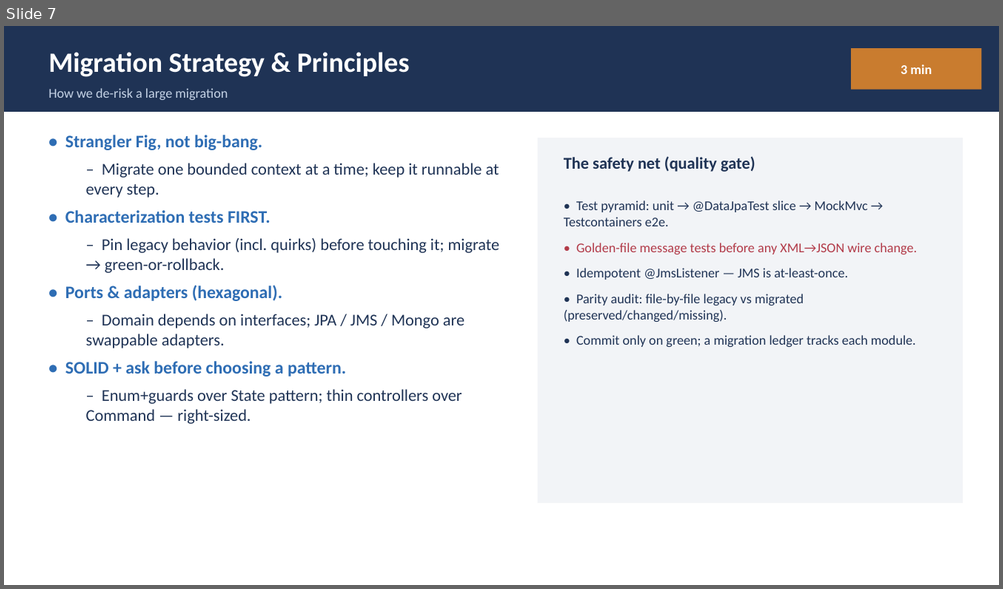
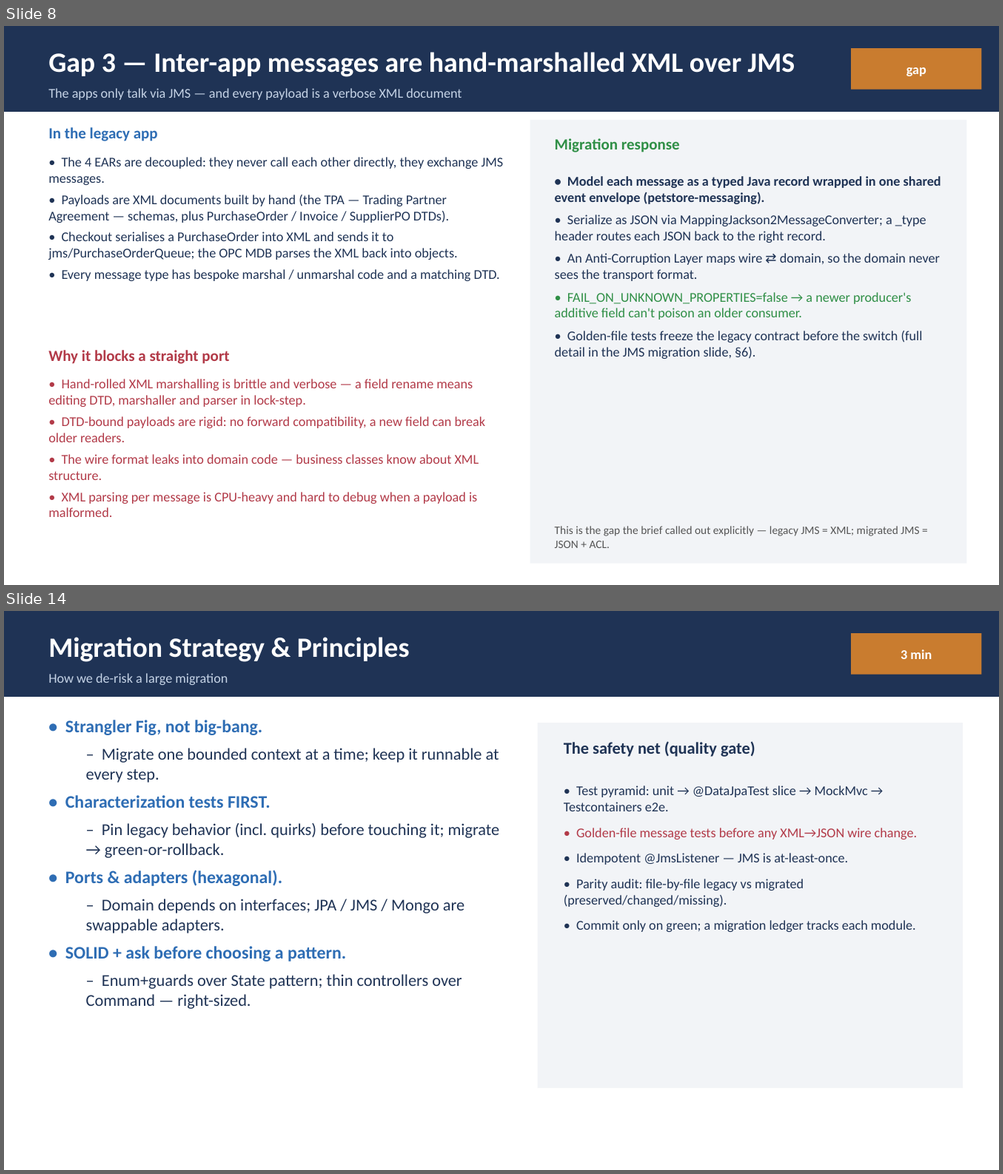
Before and after one commit to Vishak-94/pet-store, a slide deck: docs/PetStore_Demo_45min.pptx. Shown one above the other, each under a label of ours: slide 7 before the commit, slides 8 and 14 after it; the slides between them are not shown. The pictures are 1003x589 and 1003x1174 pixels, drawn with LibreOffice and Linux fonts; fonts in the diff are those of the drawing. Boxes give left, top, right and bottom in pixels: in the first picture for what was removed or moved away, otherwise in the second. Text is boxed around its words. In the diff, an @@ line names an element or a change of style, - is before the commit and + after.

Commit message:
Expand legacy gaps into one detailed slide per gap
Replace the single cramped gaps table + EJB-only primer with:
 - an overview slide listing all 8 gaps, then
 - one full slide per gap (gap_slide helper): what it was in the legacy
   app, why it blocks a straight port, and the migration response, each
   with several detailed bullets.

Gap 2 folds the EJB primer in (session/entity-CMP/MDB + bean-by-bean
Spring mapping). Gaps: J2EE-1.3 EAR/Sun-RI, EJB 2.x, XML-over-JMS,
shared Cloudscape DB, 3-MDB+WAF status, implicit container locking,
Swing/JWS admin, parallel SOAP build. Deck now 26 slides; agenda
gaps section retimed 4->8 min. No shape overflow.

```diff
--- a/docs/PetStore_Demo_45min.pptx
+++ b/docs/PetStore_Demo_45min.pptx
@@ slide 8 added at (x1=4, y1=26, x2=999, y2=585), background #FFFFFF @@
@@ rectangle added at (x1=4, y1=26, x2=999, y2=112), fill #1F3355 @@
@@ text added at (x1=48, y1=52, x2=794, y2=77), 27 pt, text #FFFFFF, bold @@
+Gap 3 — Inter-app messages are hand-marshalled XML over JMS
@@ rectangle added at (x1=851, y1=48, x2=982, y2=90), fill #C97C2F @@
@@ text added at (x1=906, y1=67, x2=926, y2=76), 13 pt, text #FFFFFF, bold @@
+gap
@@ text added at (x1=48, y1=88, x2=461, y2=100), 13 pt, text #C5D3E6 @@
+The apps only talk via JMS — and every payload is a verbose XML document
@@ text added at (x1=48, y1=127, x2=158, y2=141), 15 pt, text #2E6DB4, bold @@
+In the legacy app
@@ rectangle added at (x1=530, y1=120, x2=967, y2=564), fill #F2F4F7 @@
@@ text added at (x1=48, y1=157, x2=504, y2=281), 13 pt, text #1F3355 @@
+• The 4 EARs are decoupled: they never call each other directly, they exchange JMS messages.
+• Payloads are XML documents built by hand (the TPA — Trading Partner Agreement — schemas, plus PurchaseOrder / Invoice / SupplierPO DTDs).
+• Checkout serialises a PurchaseOrder into XML and sends it to jms/PurchaseOrderQueue; the OPC MDB parses the XML back into objects.
+• Every message type has bespoke marshal / unmarshal code and a matching DTD.
@@ text added at (x1=555, y1=138, x2=680, y2=153), 15 pt, text #2F8F46, bold @@
+Migration response
@@ text added at (x1=555, y1=176, x2=941, y2=359), 13 pt, text #1F3355 @@
+• Model each message as a typed Java record wrapped in one shared event envelope (petstore-messaging).
+• Serialize as JSON via MappingJackson2MessageConverter; a _type header routes each JSON back to the right record.
+• An Anti-Corruption Layer maps wire ⇄ domain, so the domain never sees the transport format.
+• FAIL_ON_UNKNOWN_PROPERTIES=false → a newer producer's additive field can't poison an older consumer.
+• Golden-file tests freeze the legacy contract before the switch (full detail in the JMS migration slide, §6).
@@ text added at (x1=48, y1=350, x2=229, y2=364), 15 pt, text #B23A48, bold @@
+Why it blocks a straight port
@@ text added at (x1=48, y1=379, x2=486, y2=517), 13 pt, text #B23A48 @@
+• Hand-rolled XML marshalling is brittle and verbose — a field rename means editing DTD, marshaller and parser in lock-step.
+• DTD-bound payloads are rigid: no forward compatibility, a new field can break older readers.
+• The wire format leaks into domain code — business classes know about XML structure.
+• XML parsing per message is CPU-heavy and hard to debug when a payload is malformed.
@@ text added at (x1=555, y1=526, x2=919, y2=548), 11 pt, text #555555 @@
+This is the gap the brief called out explicitly — legacy JMS = XML; migrated JMS = JSON + ACL.
@@ what was slide 7 is now slide 14 @@
```
Also in this commit, not shown: 2 slides changed, 7 other slides added, 1 slide removed, 1 other file.
